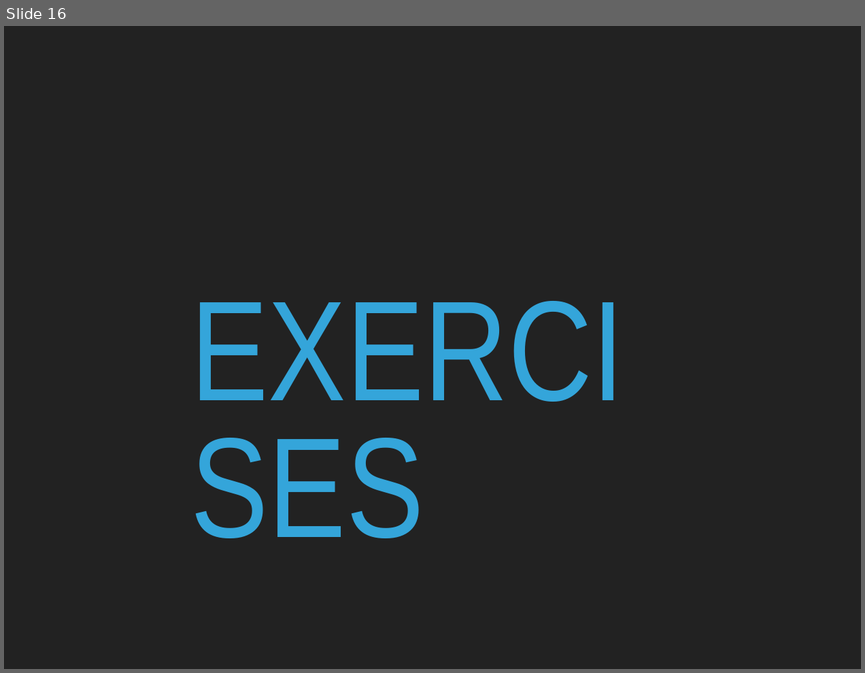
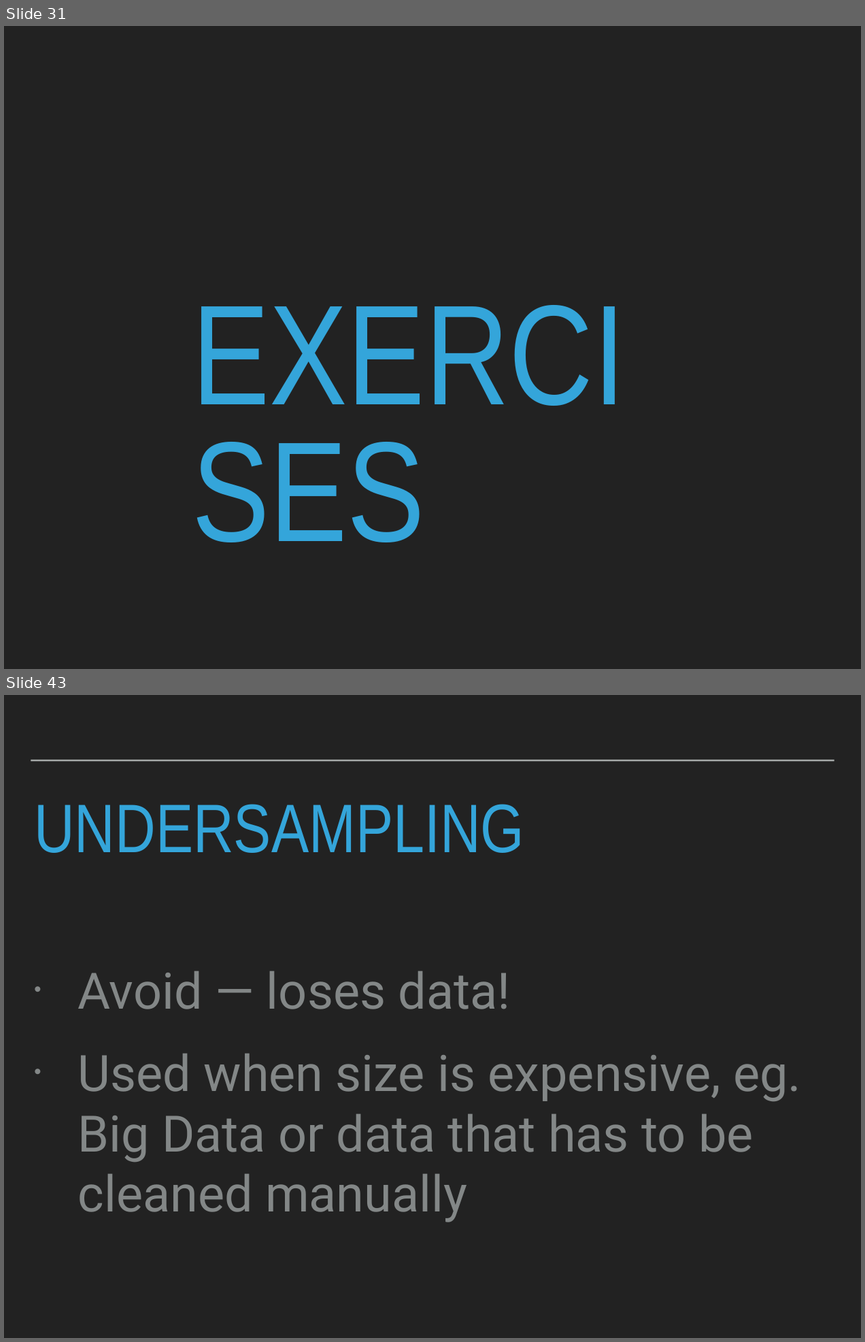
Before and after one commit to patricks1/noble-machine-learning, a slide deck: Session4/Session4_Slides.pptx. Shown one above the other, each under a label of ours: slide 16 before the commit, slides 31 and 43 after it; the slides between them are not shown. The pictures are 865x673 and 865x1342 pixels, drawn with LibreOffice and Linux fonts; fonts in the diff are those of the drawing. Boxes give left, top, right and bottom in pixels: in the first picture for what was removed or moved away, otherwise in the second. Text is boxed around its words. In the diff, an @@ line names an element or a change of style, - is before the commit and + after.

```diff
--- a/Session4/Session4_Slides.pptx
+++ b/Session4/Session4_Slides.pptx
@@ slide 43 added at <box>4,695,861,1338</box>, background #222222 @@
@@ line added from (31, 761) to (834, 761), #A6AAA9 2 pt @@
@@ title added at <box>34,804,524,853</box>, 82 pt, text #34A5DA @@
+UNDERSAMPLING
@@ text added at <box>78,971,801,1222</box>, 60 pt, text #838787 @@
+• Avoid — loses data!
+• Used when size is expensive, eg. Big Data or data that has to be cleaned manually
@@ what was slide 16 is now slide 31 @@
@@ slide 31 changed as well @@
@@ title "EXERCISES" rewrapped from <box>188,288,678,457</box> to <box>188,293,676,590</box> @@
```
Also in this commit, not shown: 40 other slides added, 42 slides removed, 4 other files.
